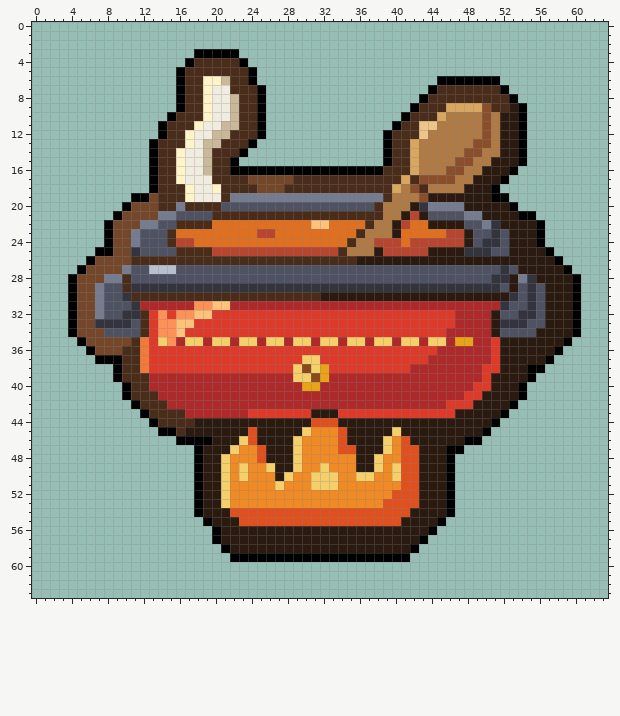
Edited in one commit: pixel-art file (aseprite-source/craftmap/out/cooking.aseprite). The first picture shows the starting point.
64x64 pixels, 1 frame.
Now the later version:
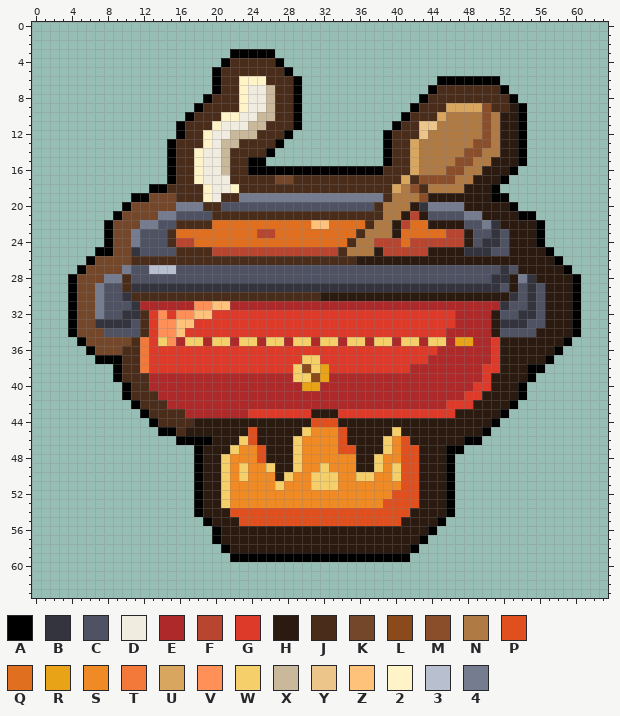
Palette (. is transparent): A #000000  B #34343f  C #4e5262  D #f1ece0  E #ae2a2a  F #b8452f  G #dd3a2a  H #2a1a10  J #4a2c1a  K #74462a  L #8a4a1c  M #8a4f2a  N #b07a45  P #e0501f  Q #e0701f  R #e8a317  S #f08a24  T #f2793a  U #d9a660  V #ff9158  W #f5cf6a  X #c9b89a  Y #ecc58a  Z #ffc27a  2 #fff3c8  3 #b8c0d0  4 #767c90
Changes in this commit:
The author put colour 2 in row 6 at x 25.
Colour A becomes colour 2 in row 6 at x 24.
Colour D becomes colour 2 in row 10 at x 21; in row 11 at x 20; in row 12 at x 19; in rows 14 to 17 at x 18; in rows 18 to 19 at x 19.
Colour J becomes colour 2 in rows 6 to 9 at x 23; in row 18 at x 22.
Colour X becomes colour 2 in row 10 at x 22; in row 13 at x 19.
Colour J becomes colour 4 in row 20 at x 17 to 18.
The author put colour A in row 3 at x 23 to 26; in row 4 at x 27; in row 5 at x 28; in rows 6 to 11 at x 29; in row 12 at x 28; in row 13 at x 27.
The author put colour A in row 14 at x 26; in row 15 at x 24 to 25.
Colour 2 becomes colour A in row 6 at x 20; in row 8 at x 19.
Colour D becomes colour A in row 7 at x 20.
Colour J becomes colour A in row 4 at x 21; in row 5 at x 20; in row 9 at x 18; in row 10 at x 17; in rows 11 to 12 at x 16; in rows 13 to 17 at x 15.
Colour J becomes colour A in row 18 at x 14.
Colour 2 becomes colour D in row 18 at x 20.
Colour A becomes colour D in rows 7 to 9 at x 25.
Colour J becomes colour D in rows 7 to 9 at x 24; in row 10 at x 23 to 24; in row 11 at x 23; in rows 14 to 16 at x 20; in row 17 at x 20 to 21; in row 18 at x 21.
Colour X becomes colour D in row 11 at x 21 to 22; in row 12 at x 20 to 21; in row 13 at x 20; in rows 14 to 16 at x 19.
The author put colour J in row 4 at x 24 to 26; in row 5 at x 25 to 27; in row 6 at x 26 to 28; in rows 7 to 10 at x 27 to 28; in row 11 at x 26 to 28; in row 12 at x 26 to 27.
The author put colour J in row 13 at x 25 to 26; in row 14 at x 24 to 25; in row 15 at x 23.
Colour 2 becomes colour J in rows 9 to 10 at x 19; in row 11 at x 18; in rows 12 to 13 at x 17; in rows 14 to 17 at x 16; in rows 18 to 19 at x 17.
Colour 4 becomes colour J in row 19 at x 22.
Colour A becomes colour J in row 4 at x 23; in row 5 at x 24; in row 12 at x 25; in row 13 at x 24; in row 14 at x 23; in row 15 at x 22.
Colour A becomes colour J in row 16 at x 22 to 23.
Colour D becomes colour J in row 7 at x 21; in rows 8 to 9 at x 20 to 21; in row 10 at x 20; in row 11 at x 19; in rows 12 to 13 at x 18; in rows 14 to 17 at x 17.
Colour D becomes colour J in rows 18 to 19 at x 18.
Colour K becomes colour J in row 17 at x 24 to 26; in row 18 at x 25 to 27.
Colour X becomes colour J in row 6 at x 21; in rows 8 to 9 at x 22.
Colour J becomes colour K in rows 19 to 20 at x 14 to 15.
The author put colour X in rows 7 to 10 at x 26.
Colour A becomes colour X in rows 10 to 11 at x 25.
Colour J becomes colour X in row 11 at x 24; in row 12 at x 22 to 24; in row 13 at x 21 to 22; in rows 14 to 16 at x 21.
Colour 2 is gone in rows 6 to 7 at x 19.
Colour A is gone in row 3 at x 18 to 21; in row 4 at x 17; in rows 5 to 9 at x 16; in row 10 at x 15; in rows 11 to 12 at x 14; in rows 13 to 17 at x 13.
Colour J is gone in row 4 at x 18 to 20; in row 5 at x 17 to 19; in rows 6 to 8 at x 17 to 18; in row 9 at x 17; in row 10 at x 16; in rows 11 to 12 at x 15.
Colour J is gone in rows 13 to 17 at x 14.
Boxes around the changes in both pictures, in picture pixels (x1, y1, x2, y2):
changed: (149, 49, 302, 211)
